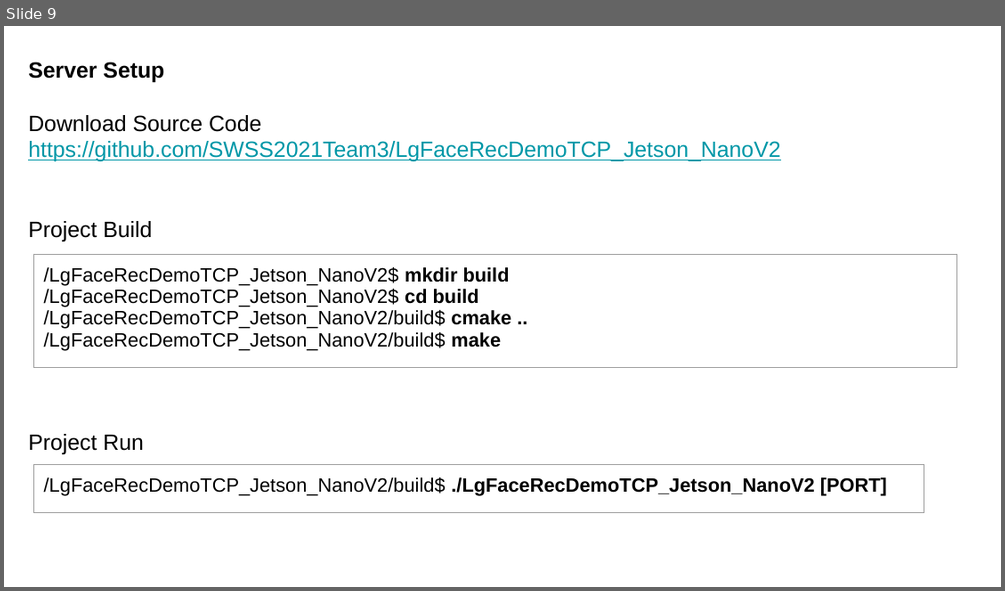
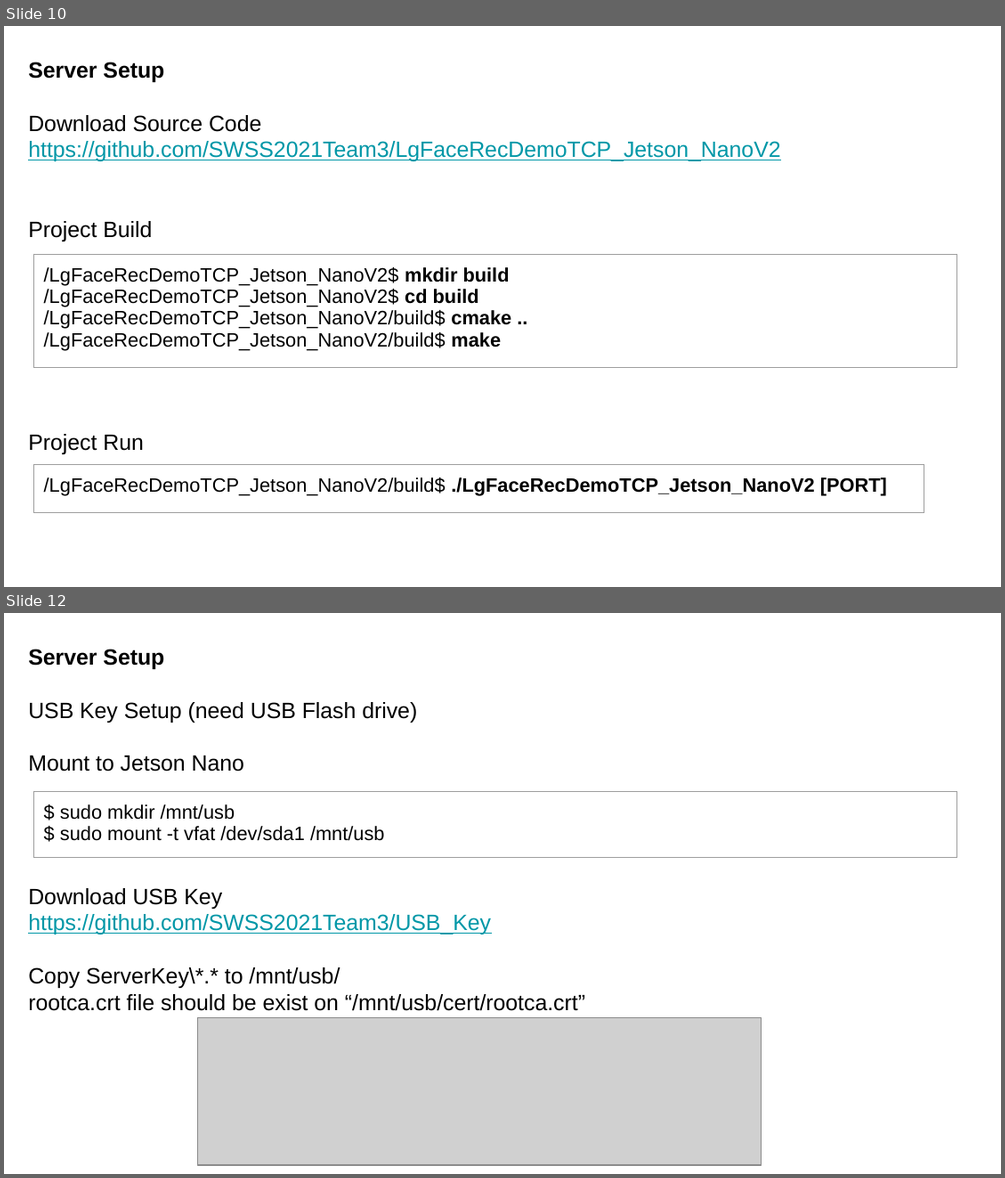
Before and after one commit to SWSS2021Team3/ProjectDocuments, a slide deck: AACS_Setup_Manual.pptx. Shown one above the other, each under a label of ours: slide 9 before the commit, slides 10 and 12 after it; the slides between them are not shown. The pictures are 1005x591 and 1005x1178 pixels, drawn with LibreOffice and Linux fonts; fonts in the diff are those of the drawing; grey boxes stand for pictures. Boxes give left, top, right and bottom in pixels: in the first picture for what was removed or moved away, otherwise in the second. Text is boxed around its words. In the diff, an @@ line names an element or a change of style, - is before the commit and + after.

```diff
--- a/AACS_Setup_Manual.pptx
+++ b/AACS_Setup_Manual.pptx
@@ slide 12 added at [4,613,1001,1174], background #FFFFFF @@
@@ text added at [28,649,585,1011], 16 pt, text #000000 @@
+Server Setup
+USB Key Setup (need USB Flash drive)
+Mount to Jetson Nano
+Download USB Key
+https://github.com/SWSS2021Team3/USB_Key
+Copy ServerKey\*.* to /mnt/usb/
+rootca.crt file should be exist on “/mnt/usb/cert/rootca.crt”
@@ table added at [34,791,957,1119], 1 rows, 1 columns @@
+$ sudo mkdir /mnt/usb / $ sudo mount -t vfat /dev/sda1 /mnt/usb
@@ picture added at [197,1018,761,1165] @@
@@ what was slide 9 is now slide 10 @@
```
Also in this commit, not shown: 1 slide changed, 3 other slides added, 2 slides removed, 12 other files.
